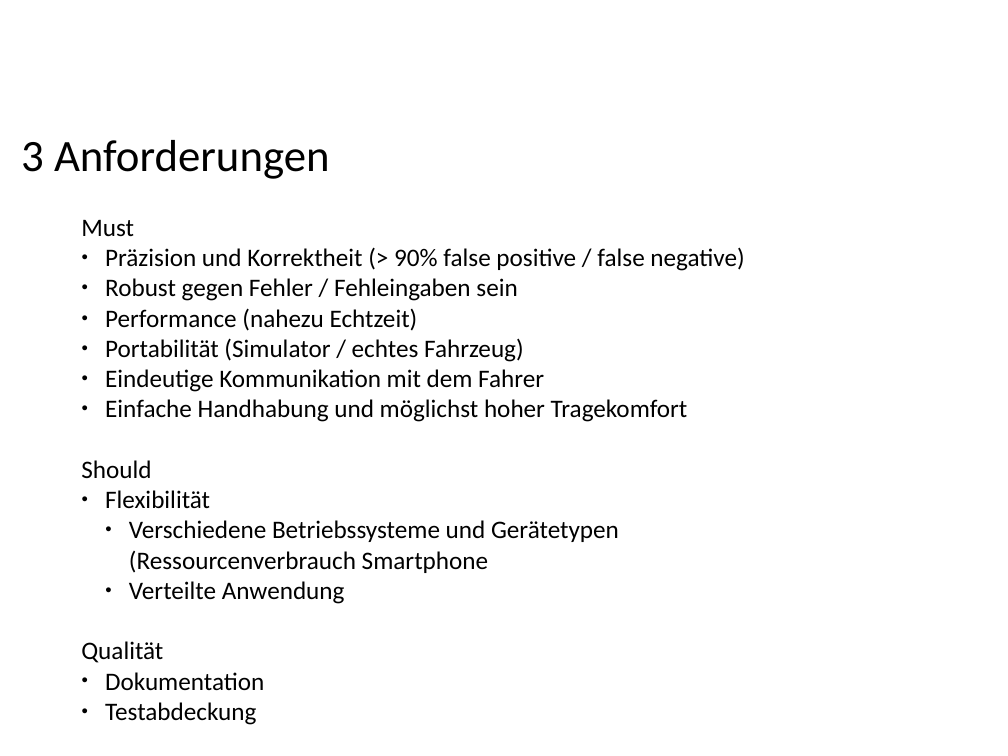
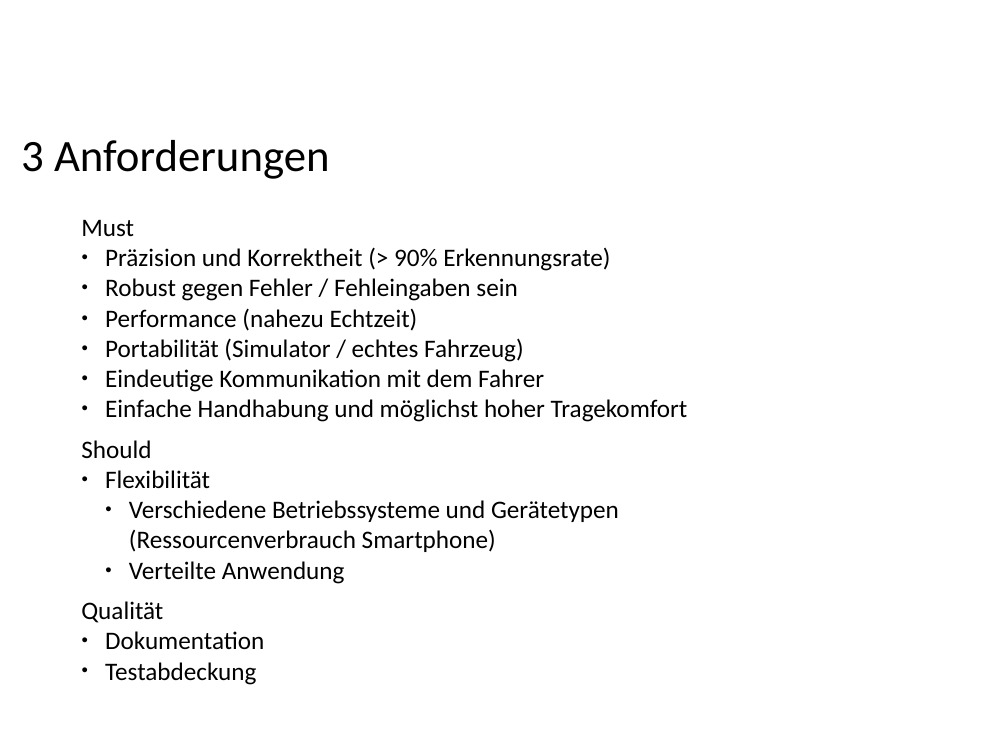
Before and after one commit to ppasler/current-adas, a slide deck: slide 7 of project/presentation/Praesentation_PoSDBoS_Pasler.odp (slide 8 before the commit). Drawn at 1008x756 pixels with LibreOffice and Linux fonts; fonts in the diff are those of the drawing; background and template pictures are left out. Boxes give left, top, right and bottom in pixels: in the first picture for what was removed or moved away, otherwise in the second. Text is boxed around its words. In the diff, an @@ line names an element or a change of style, - is before the commit and + after.

```diff
--- a/project/presentation/Praesentation_PoSDBoS_Pasler.odp
+++ b/project/presentation/Praesentation_PoSDBoS_Pasler.odp
@@ text at [105,248,610,271]: text changed @@
-● Präzision und Korrektheit (> 90% false positive / false negative)
+● Präzision und Korrektheit (> 90% Erkennungsrate)
@@ text at [129,500,619,552]: text changed @@
-  ● Verschiedene Betriebssysteme und Gerätetypen
-    (Ressourcenverbrauch Smartphone
+  ● Verschiedene Betriebssysteme und Gerätetypen
+    (Ressourcenverbrauch Smartphone)
```
Also in this commit, not shown: 4 other slides changed, 4 slides added, 5 slides removed, 11 other files.
